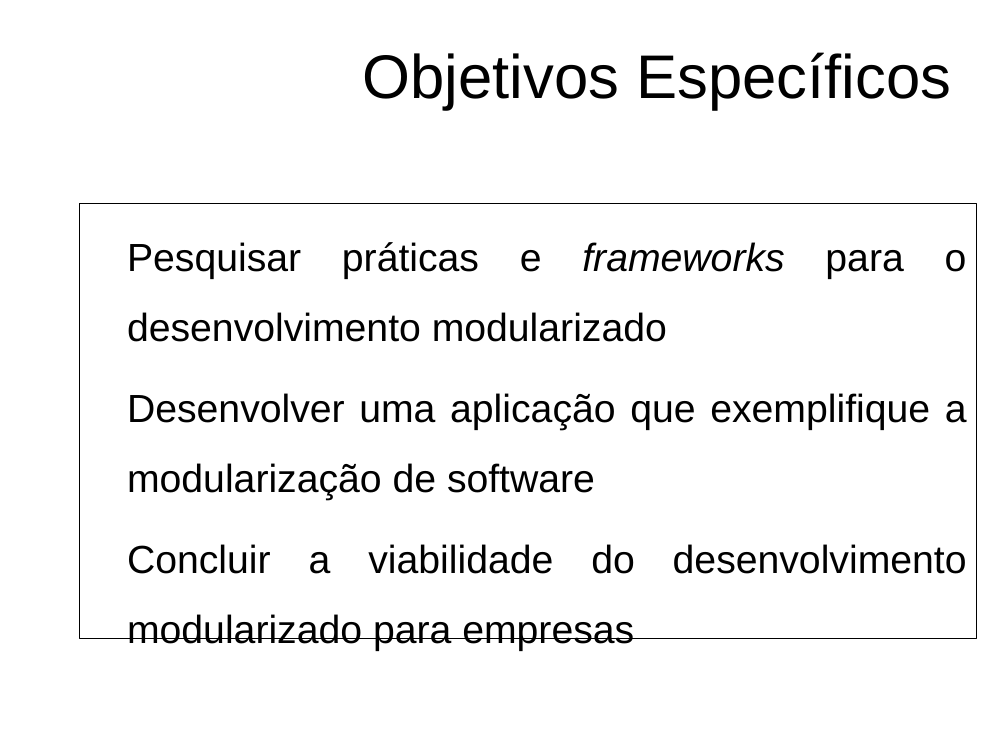
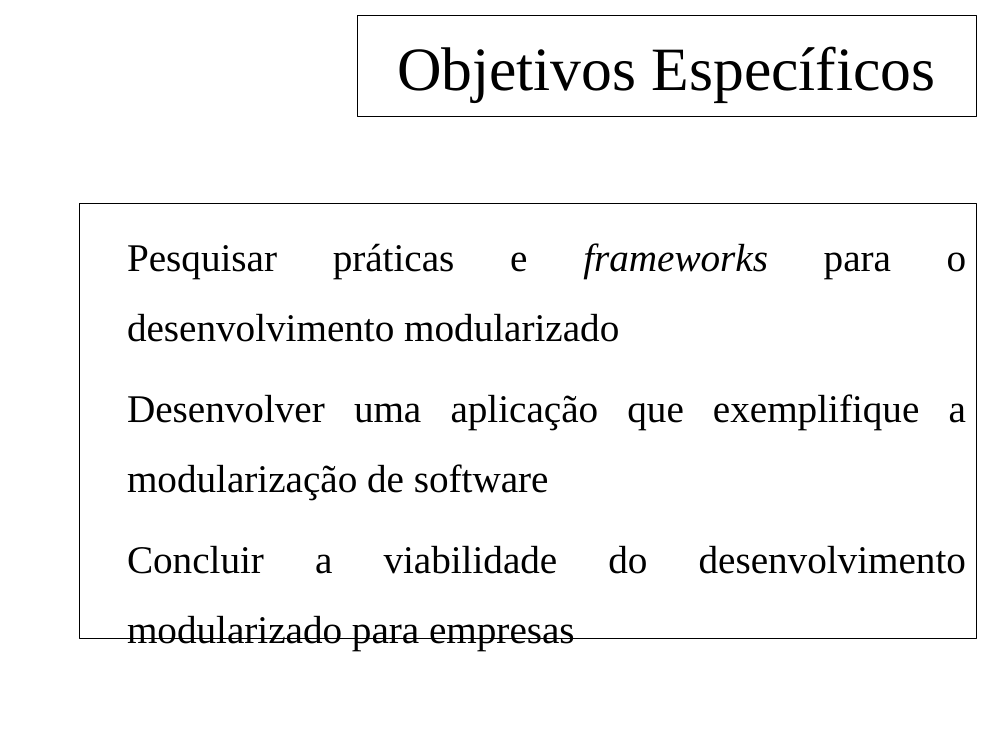
Before and after one commit to feliperodriguesprado/tcc_repository, a slide deck: slide 4 of documents/life_cycle/qualificacao/qualificacao_slides.odp. Drawn at 1008x756 pixels with LibreOffice and Linux fonts; fonts in the diff are those of the drawing; background and template pictures are left out. Boxes give left, top, right and bottom in pixels: in the first picture for what was removed or moved away, otherwise in the second. Text is boxed around its words. In the diff, an @@ line names an element or a change of style, - is before the commit and + after.

```diff
--- a/documents/life_cycle/qualificacao/qualificacao_slides.odp
+++ b/documents/life_cycle/qualificacao/qualificacao_slides.odp
@@ title "Objetivos Específicos": place and size @@
-title "Objetivos Específicos" at box(363, 52, 951, 110)
+title "Objetivos Específicos" at box(357, 16, 976, 117)
@@ title "Objetivos Específicos" at box(357, 16, 976, 117): font Arial to Times New Roman; outline none to #000000 0.74 pt @@
@@ rectangle "Pesquisar práticas e frameworks para ..." at box(80, 204, 977, 639): font Arial to Times New Roman @@
```
Also in this commit, not shown: 13 other slides changed, 1 slide added, 1 slide removed, 1 other file.
